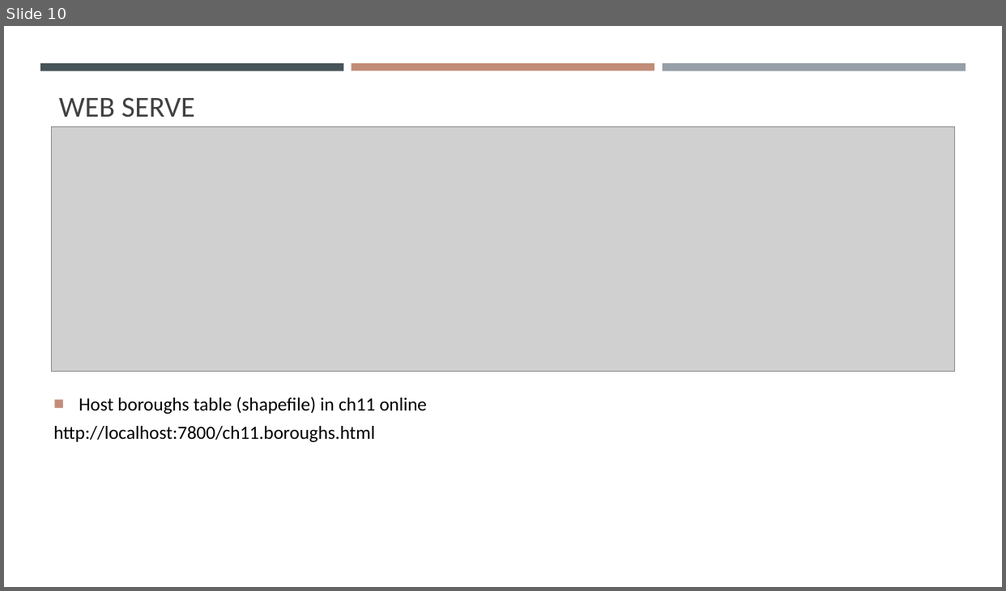
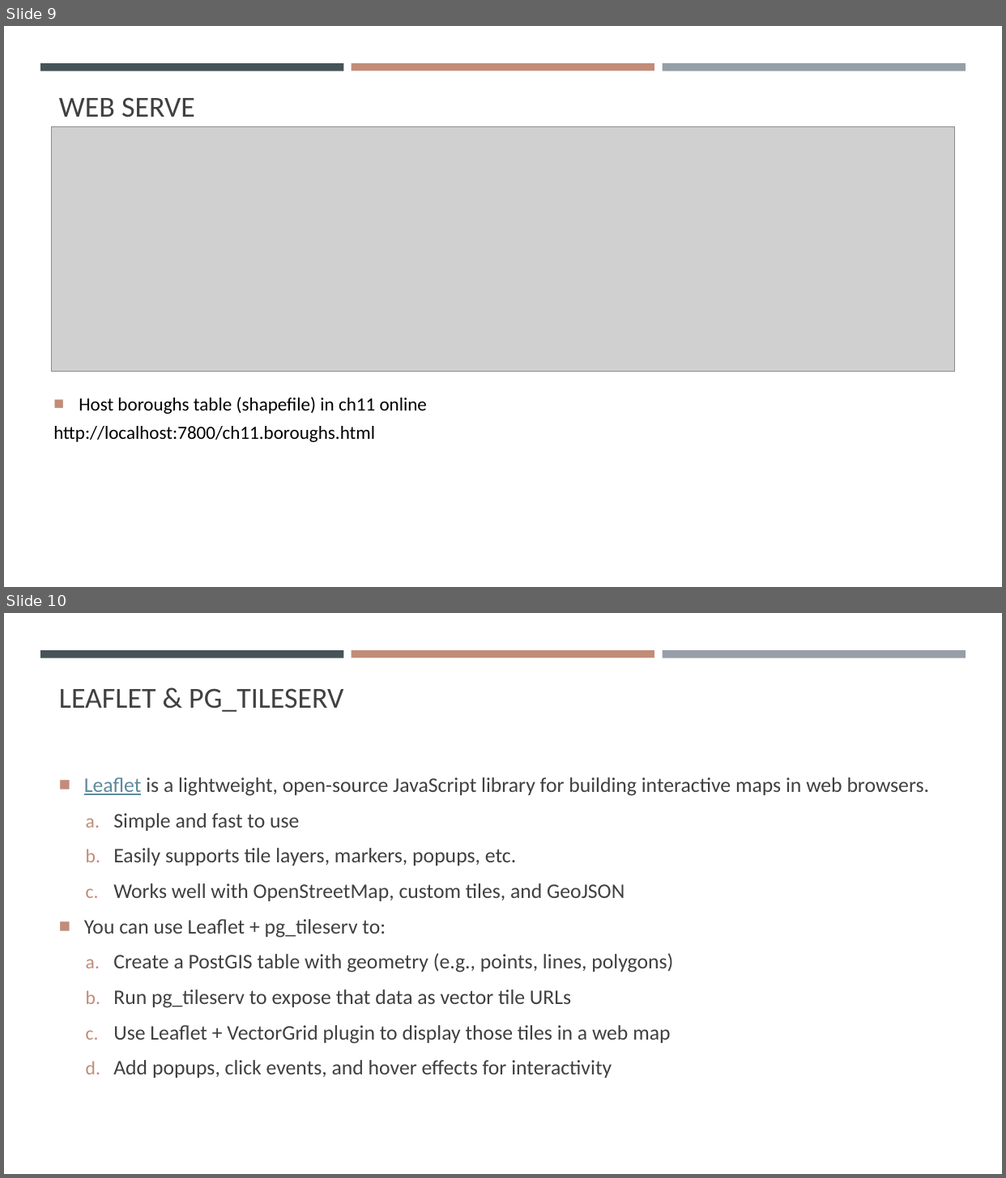
Before and after one commit to gisynw/ssj-376, a slide deck: docs/Lectures/Week14/Week14.pptx. Shown one above the other, each under a label of ours: slide 10 before the commit, slides 9 and 10 after it. The pictures are 1006x591 and 1006x1178 pixels, drawn with LibreOffice and Linux fonts; fonts in the diff are those of the drawing; grey boxes stand for pictures. Boxes give left, top, right and bottom in pixels: in the first picture for what was removed or moved away, otherwise in the second. Text is boxed around its words. In the diff, an @@ line names an element or a change of style, - is before the commit and + after.

```diff
--- a/docs/Lectures/Week14/Week14.pptx
+++ b/docs/Lectures/Week14/Week14.pptx
@@ slide 10 added at (x1=4, y1=613, x2=1002, y2=1174), background #FFFFFF; not listed: 3 template elements that a slide beside it also shows @@
@@ title added at (x1=59, y1=688, x2=343, y2=712), 28 pt, text #404040 @@
+LEAFLET & PG_TILESERV
@@ text added at (x1=84, y1=777, x2=930, y2=1078), 20 pt, text #404040 @@
+■ Leaflet is a lightweight, open-source JavaScript library for building interactive maps in web browsers.
+  a. Simple and fast to use
+  b. Easily supports tile layers, markers, popups, etc.
+  c. Works well with OpenStreetMap, custom tiles, and GeoJSON
+■ You can use Leaflet + pg_tileserv to:
+  a. Create a PostGIS table with geometry (e.g., points, lines, polygons)
+  b. Run pg_tileserv to expose that data as vector tile URLs
+  c. Use Leaflet + VectorGrid plugin to display those tiles in a web map
+  d. Add popups, click events, and hover effects for interactivity
@@ what was slide 10 is now slide 9 @@
```
Also in this commit, not shown: 5 slides changed, 1 other slide added, 3 slides removed, 4 other files.
